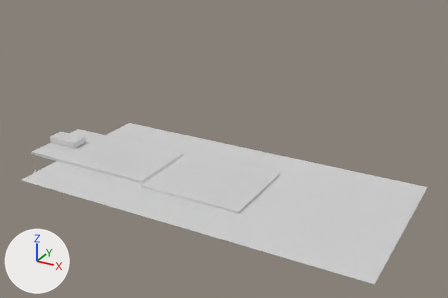
What one commit did to the COLLADA model models/ph-mpd-fcm/prod/ph-mpd-fcm.dae.
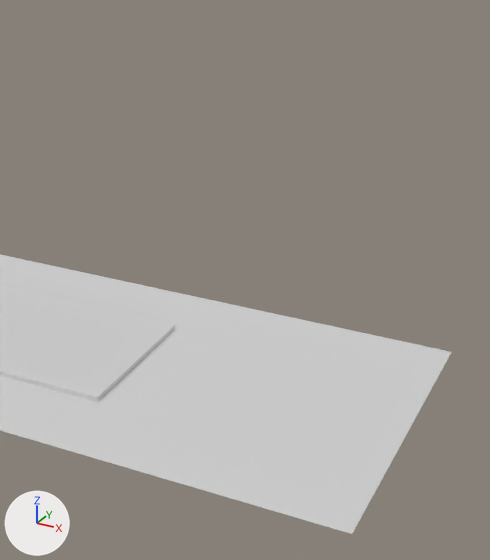
The first picture shows the older version from a 50 mm lens placed at (14.8, -26.7, 15.4), pointed at (0.3, -0.3, 2.3). The close-ups show both versions on the part from 42% to 100% of the width and 0% to 100% of the height of that picture; other places that the commit changed are outside them. The axes (+X, +Y, +Z) are drawn at lower left. The lights are the same throughout. Where no turn or scale is listed for an object, it has been applied to the vertices.

In view in the first close-up: 'slopingSurfaceFixture', 'tableTop'.
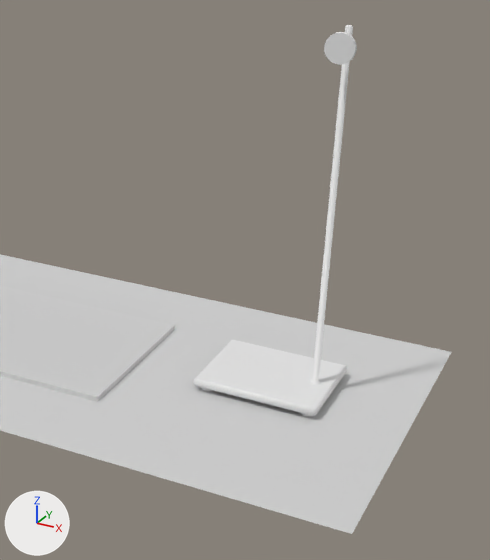
Where the change shows, as pixel boxes (x1, y1, x2, y2) in the close-ups (490 x 560 px):
'support', added: after (194, 25, 353, 417)
'pulley', added: after (324, 32, 357, 65)

Edits to the bpy script that builds the scene:
```text
Add me_cylinder_004:
    me_cylinder_004.from_pydata(...)  # 220 vertices, 436 faces; spans x -0.369..0.369, y -0.063..0.063, z -0.368..0.368
Add me_cube_002:
    me_cube_002.from_pydata(...)  # 180 vertices, 246 faces; spans x -1.71..1.71, y -1.39..1.39, z -0.37..9.53
Add ob_pulley:
    ob_pulley = bpy.data.objects.new('pulley', me_cylinder_004)
    ob_pulley.location = (7.32, 0.0, 9.49)
Add ob_support:
    ob_support = bpy.data.objects.new('support', me_cube_002)
    ob_support.location = (6.06, 0.66, 0.37)
```
